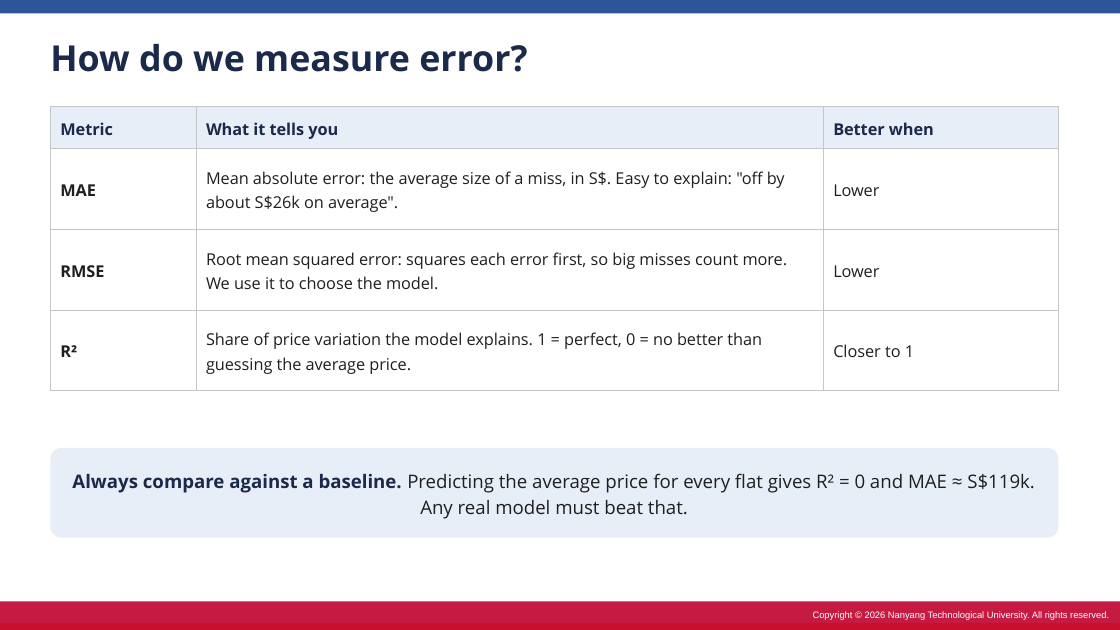
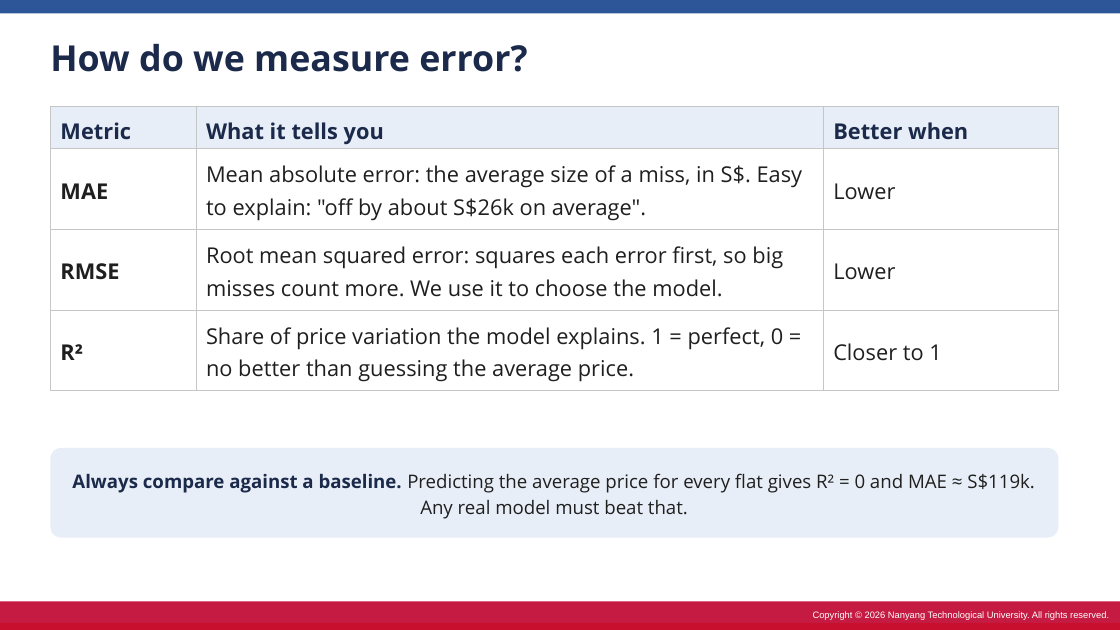
Before and after one commit to TKCH121/6m-data-c3.2-HDB_price_predictor, a slide deck: slide 10 of Coaching 1 - Linear regression [Streamlit deployment].pptx. Drawn at 1120x630 pixels with LibreOffice and Linux fonts; fonts in the diff are those of the drawing. Boxes give left, top, right and bottom in pixels: in the first picture for what was removed or moved away, otherwise in the second. Text is boxed around its words. In the diff, an @@ line names an element or a change of style, - is before the commit and + after.

```diff
--- a/Coaching 1 - Linear regression [Streamlit deployment].pptx
+++ b/Coaching 1 - Linear regression [Streamlit deployment].pptx
@@ table at <box>50,106,1058,391</box> @@
@@ size 10.5 to 14 pt @@
```
Also in this commit, not shown: 11 other slides changed.
